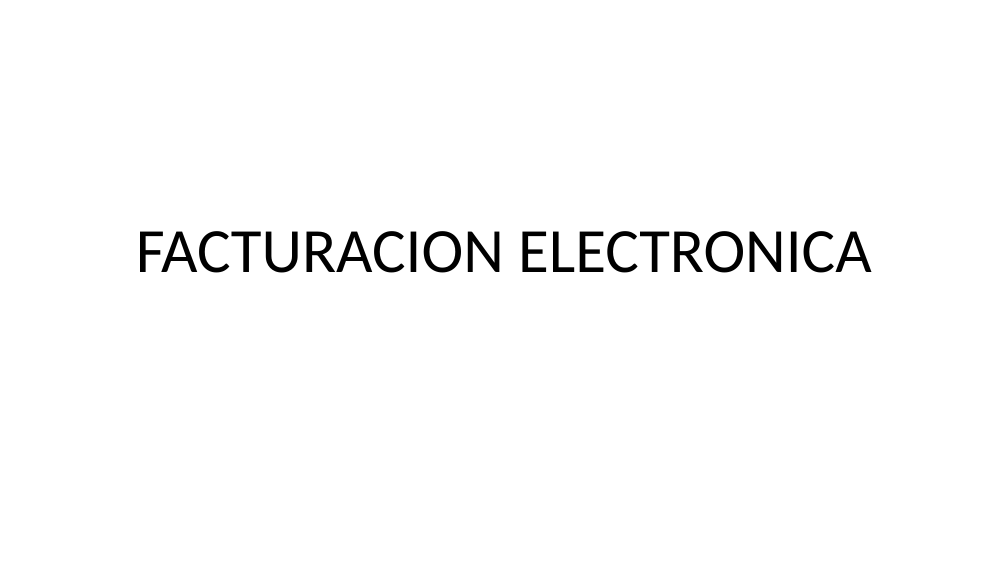
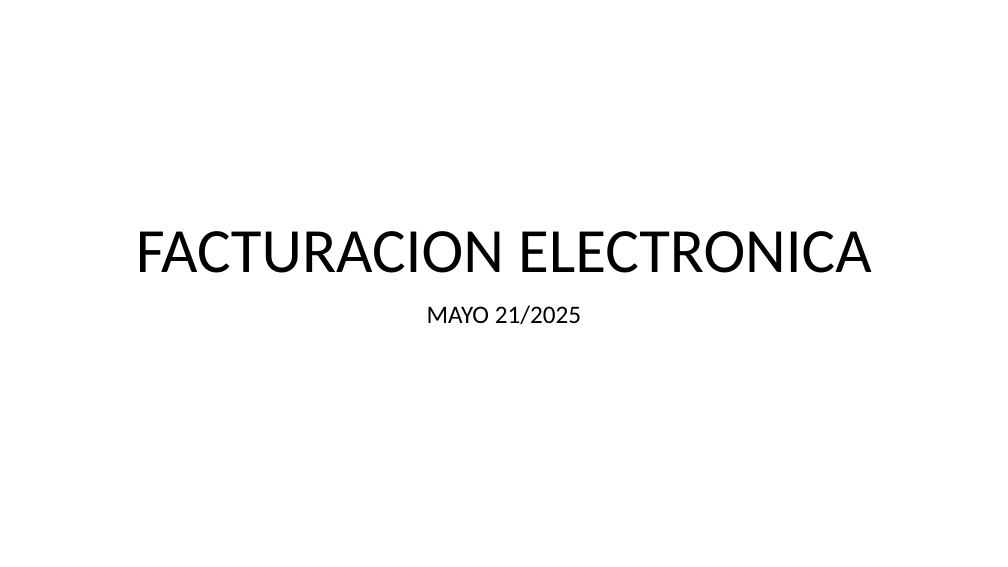
Before and after one commit to msotomx/admin, a slide deck: slide 1 of FACTURACION ELECTRONICA.pptx. Drawn at 1008x567 pixels with LibreOffice and Linux fonts; fonts in the diff are those of the drawing. Boxes give left, top, right and bottom in pixels: in the first picture for what was removed or moved away, otherwise in the second. Text is boxed around its words. In the diff, an @@ line names an element or a change of style, - is before the commit and + after.

```diff
--- a/FACTURACION ELECTRONICA.pptx
+++ b/FACTURACION ELECTRONICA.pptx
@@ subtitle added at [427, 305, 581, 324], 24 pt, text #000000 @@
+MAYO 21/2025
```
Also in this commit, not shown: 5 slides added, 34 other files.
